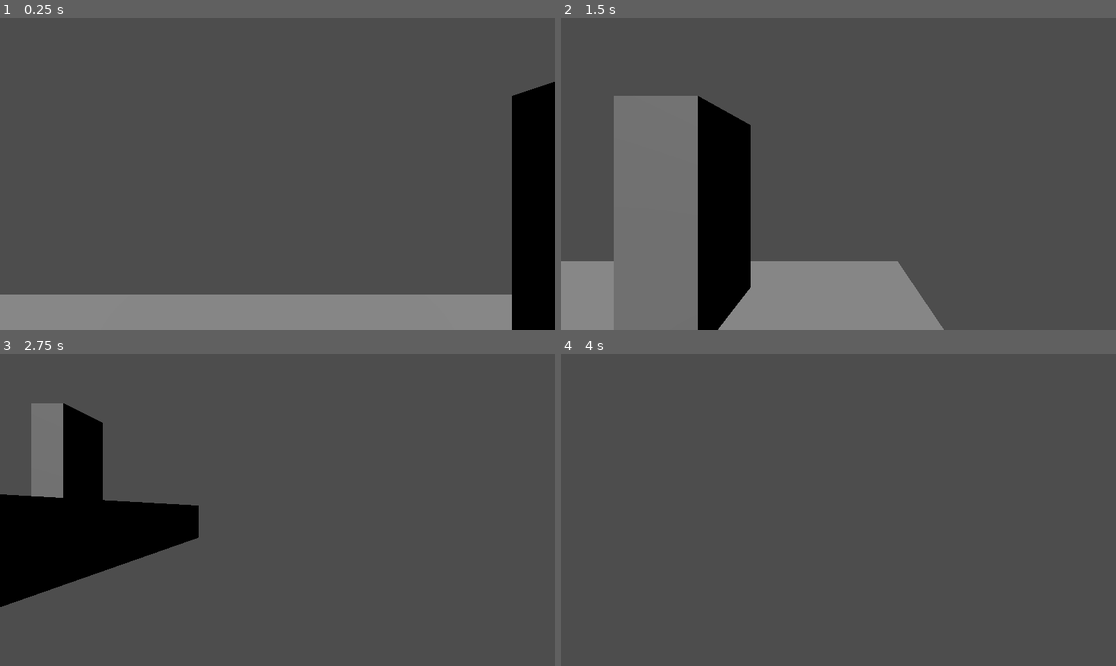
Above: before the commit, frames 1-4 (two rows, left to right).
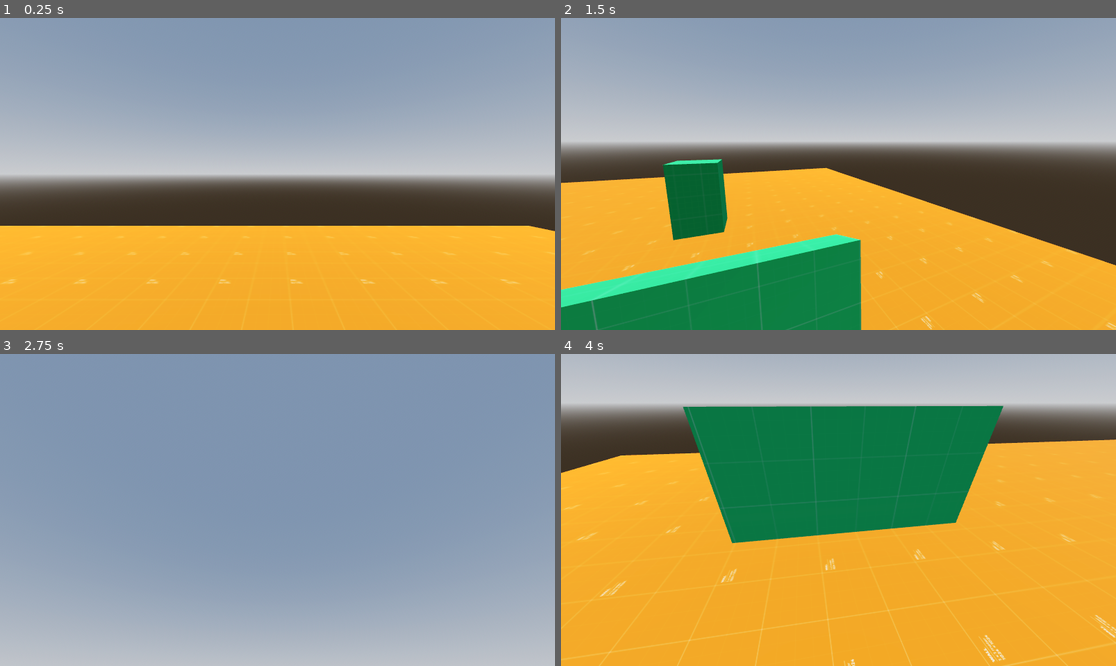
Above: after the commit, the same moments.

Repository: ClawerX2/Game
Game: Godot game, scene res://Scenes/main_scene.tscn
The game is run twice, just before and just after one commit, with the same random seed, the same clock (stepped at 60 frames per second) and the same inputs.
Inputs (mouse positions are in pixels of both pictures, inside the frame that each line leads up to):
- Up to frame 1 (0.25 s): no input
- Up to frame 2 (1.5 s): tap Enter (ui_accept) at 0.5, 0.77, 1.07 s; move the mouse to (960, 158) at 0.52 s; hold Right (ui_right) 0.53-1.28 s; tap Space (Jmp, bound only after the commit) at 0.6 s; tap S (MoveB, bound only after the commit) at 0.8, 1.35 s; move the mouse to (727, 189) at 1.27 s; hold Down (ui_down) from 1.28 s (still down)
- Up to frame 3 (2.75 s): tap Enter (ui_accept) at 1.52, 1.82 s; tap W (MoveF, bound only after the commit) at 1.55, 2.1 s; move the mouse to (333, 441) at 2.02 s; release Down (ui_down) at 2.03 s; hold Right (ui_right) from 2.03 s (still down); tap A (MoveL, bound only after the commit) at 2.3 s
- Up to frame 4 (4 s): move the mouse to (810, 572) at 2.77 s; release Right (ui_right) at 2.78 s; hold Up (ui_up) 2.78-3.53 s; tap A (MoveL, bound only after the commit) at 2.85 s; tap Enter (ui_accept) at 3.02, 3.32, 3.77, 3.8 s; tap D (MoveR, bound only after the commit) at 3.05, 3.6 s; move the mouse to (1005, 556) at 3.52 s; hold Left (ui_left) from 3.53 s (still down)

The runs differ from the first frame. In frame 1, 97% of the frame differs, in the area x 0-100%, y 0-100%; in frame 2, 98%; in frame 3, 100%; in frame 4, 98%.

Commit message:
Another huita

Diff:
--- /dev/null
+++ b/Materials/PrototypeMaterial.tres
@@ -0,0 +1,9 @@
+[gd_resource type="StandardMaterial3D" format=3 uid="uid://g4slk3acnc01"]
+
+[ext_resource type="Texture2D" uid="uid://byrchydg3bvd4" path="res://Textures/texture_01.png" id="1_k5k8f"]
+
+[resource]
+albedo_color = Color(0.86898494, 0.8689849, 0.8689849, 1)
+albedo_texture = ExtResource("1_k5k8f")
+uv1_offset = Vector3(0.131, 0, 0)
+uv1_triplanar = true
--- /dev/null
+++ b/Materials/PrototypeMaterial2.tres
@@ -0,0 +1,8 @@
+[gd_resource type="StandardMaterial3D" format=3 uid="uid://cx2ouyynabi0q"]
+
+[ext_resource type="Texture2D" uid="uid://bmu0g2jfojtqs" path="res://Textures/texture_04.png" id="1_1k5v6"]
+
+[resource]
+albedo_color = Color(0.86898494, 0.8689849, 0.8689849, 1)
+albedo_texture = ExtResource("1_1k5v6")
+uv1_triplanar = true
--- /dev/null
+++ b/Scenes/Player/Player.tscn
@@ -0,0 +1,24 @@
+[gd_scene format=3 uid="uid://n4yt5ymdvjj8"]
+
+[ext_resource type="Script" uid="uid://dof8fgnxmkfxh" path="res://Scenes/Player/player.gd" id="1_s0eop"]
+
+[sub_resource type="CapsuleMesh" id="CapsuleMesh_s0eop"]
+radius = 0.3
+
+[sub_resource type="CapsuleShape3D" id="CapsuleShape3D_l3ax4"]
+radius = 0.3
+
+[node name="Player" type="CharacterBody3D" unique_id=599681530 node_paths=PackedStringArray("cam")]
+script = ExtResource("1_s0eop")
+cam = NodePath("Camera3D")
+JUMP_VELOCITY = 5.0
+
+[node name="MeshInstance3D" type="MeshInstance3D" parent="." unique_id=1879254490]
+transform = Transform3D(1, 0, 0, 0, 1, 0, 0, 0, 1, 0, 0.03862524, 0)
+mesh = SubResource("CapsuleMesh_s0eop")
+
+[node name="CollisionShape3D" type="CollisionShape3D" parent="." unique_id=2027191031]
+shape = SubResource("CapsuleShape3D_l3ax4")
+
+[node name="Camera3D" type="Camera3D" parent="." unique_id=2099160501]
+transform = Transform3D(1, 0, 0, 0, 0.99999994, 0, 0, 0, 0.99999994, 0, 0.5083903, 0)
--- /dev/null
+++ b/Scenes/Player/player.gd
@@ -0,0 +1,45 @@
+extends CharacterBody3D
+
+@export var cam: Camera3D
+@export var SPEED: float = 5
+@export var JUMP_VELOCITY: float = 4.5
+@export var mouse_sense: float = 10.0
+
+const MIN_PITCH = -90.0
+const MAX_PITCH = 90.0
+
+#Можно считать это трением - чем больше, тем реще персонаж будет стартовать и останавливаться
+const FRIC_WEIGHT = 4
+
+var mov_dir: Vector3 = Vector3.ZERO
+
+#Если находимся в прыжке
+func _handle_air(delta: float) -> void:
+	velocity += get_gravity() * delta
+	velocity += mov_dir * SPEED * delta
+	velocity = velocity.limit_length(SPEED)
+
+#Если идем по земле
+func _handle_ground(delta: float) -> void:
+	velocity = lerp(velocity, mov_dir * SPEED, delta * SPEED * FRIC_WEIGHT)
+
+#Крутим камеру
+func _unhandled_input(event: InputEvent) -> void:
+	if event is InputEventMouseMotion:
+		rotate_y(-event.relative.x * mouse_sense)
+		cam.rotate_x(-event.relative.y * mouse_sense)
+		cam.rotation.x = clamp(cam.rotation.x, deg_to_rad(MIN_PITCH), deg_to_rad(MAX_PITCH))
+
+#Обработка движения каждый тик физического движка (60 раз в секунду)
+func _physics_process(delta: float) -> void:
+	var input_dir := Input.get_vector("MoveL", "MoveR", "MoveF", "MoveB")
+	mov_dir = (transform.basis * Vector3(input_dir.x, 0, input_dir.y)).normalized()
+
+	if is_on_floor():
+		_handle_ground(delta)
+		if Input.is_action_just_pressed("Jmp"):
+			velocity.y = JUMP_VELOCITY
+	else:
+		_handle_air(delta)
+
+	move_and_slide()
--- a/Scenes/health.gd
+++ /dev/null
@@ -1,10 +0,0 @@
-extends Health
-
-# Called when the node enters the scene tree for the first time.
-func _ready() -> void:
-	pass # Replace with function body.
-
-
-# Called every frame. 'delta' is the elapsed time since the previous frame.
-func _process(delta: float) -> void:
-	pass
--- a/Scenes/main_scene.tscn
+++ b/Scenes/main_scene.tscn
@@ -1,25 +1,73 @@
 [gd_scene format=3 uid="uid://bqe4qfmgpk6e5"]
 
-[ext_resource type="PackedScene" uid="uid://dftrpkfy22rxb" path="res://Scenes/player.tscn" id="1_52fb6"]
+[ext_resource type="Material" uid="uid://g4slk3acnc01" path="res://Materials/PrototypeMaterial.tres" id="1_52fb6"]
+[ext_resource type="PackedScene" uid="uid://n4yt5ymdvjj8" path="res://Scenes/Player/Player.tscn" id="2_6l7je"]
+[ext_resource type="Material" uid="uid://cx2ouyynabi0q" path="res://Materials/PrototypeMaterial2.tres" id="2_jv6wh"]
+
+[sub_resource type="ProceduralSkyMaterial" id="ProceduralSkyMaterial_6l7je"]
+sky_horizon_color = Color(0.66224277, 0.6717428, 0.6867428, 1)
+ground_horizon_color = Color(0.66224277, 0.6717428, 0.6867428, 1)
+
+[sub_resource type="Sky" id="Sky_jv6wh"]
+sky_material = SubResource("ProceduralSkyMaterial_6l7je")
+
+[sub_resource type="Environment" id="Environment_x6ack"]
+background_mode = 2
+sky = SubResource("Sky_jv6wh")
+tonemap_mode = 2
+glow_enabled = true
 
 [node name="MainScene" type="Node3D" unique_id=344422283]
 
-[node name="CSGBox3D" type="CSGBox3D" parent="." unique_id=2020454140]
+[node name="WorldEnvironment" type="WorldEnvironment" parent="." unique_id=750951473]
+environment = SubResource("Environment_x6ack")
+
+[node name="CSGCombiner3D" type="CSGCombiner3D" parent="." unique_id=1487901343]
 transform = Transform3D(1, 0, 0, 0, 1, 0, 0, 0, 1, -1.051117, 0, -2.3643188)
 use_collision = true
-size = Vector3(10.076599, 1, 7.962036)
 
-[node name="CSGBox3D2" type="CSGBox3D" parent="CSGBox3D" unique_id=1918282885]
-transform = Transform3D(1, 0, 0, 0, -4.371139e-08, 1, 0, -1, -4.371139e-08, 0.0073233843, 0.75532997, 0.7042022)
+[node name="CSGBox3D" type="CSGBox3D" parent="CSGCombiner3D" unique_id=2020454140]
+transform = Transform3D(1, 0, 0, 0, 1, 0, 0, 0, 1, -6.694542, 0, 8.820633)
+material_override = ExtResource("1_52fb6")
+use_collision = true
+size = Vector3(23.465683, 1, 25.603302)
+material = ExtResource("1_52fb6")
+
+[node name="CSGBox3D2" type="CSGBox3D" parent="CSGCombiner3D" unique_id=894331048]
+transform = Transform3D(1, 0, 0, 0, 1, 0, 0, 0, 1, -6.6702456, 2.0603943, 8.847719)
+size = Vector3(10.053223, 3.1207886, 0.5)
+material = ExtResource("1_52fb6")
+
+[node name="CSGPolygon3D" type="CSGPolygon3D" parent="CSGCombiner3D" unique_id=665229124]
+transform = Transform3D(1, 0, 0, 0, 1, 0, 0, 0, 1, -6.6653895, 0.49757624, 9.141977)
 operation = 2
-size = Vector3(0.6879883, 1, 2.1166992)
+polygon = PackedVector2Array(0.49932098, 2.7930977, 1.4156609, 2.0853596, 1.822359, 1.0609963, 1.2676637, 0.14081872, -0.44880247, 0.34618723, -0.8647765, 1.368175, -0.73365974, 2.5615933)
+depth = 0.6
+material = ExtResource("1_52fb6")
 
-[node name="CSGBox3D3" type="CSGBox3D" parent="CSGBox3D" unique_id=1968023070]
-transform = Transform3D(1, 0, 0, 0, -4.371139e-08, 1, 0, -1, -4.371139e-08, 2.5036886, 1.6195061, -2.548748)
-size = Vector3(0.6879883, 1, 2.1166992)
+[node name="CSGBox3D4" type="CSGBox3D" parent="CSGCombiner3D" unique_id=1321029205]
+transform = Transform3D(1, 0, 0, 0, 1, 0, 0, 0, 1, -8.378281, 1.3870544, 3.1621325)
+material_override = ExtResource("2_jv6wh")
+size = Vector3(1, 1.702, 1)
+material = ExtResource("2_jv6wh")
 
-[node name="Player" parent="." unique_id=1065025269 instance=ExtResource("1_52fb6")]
-transform = Transform3D(1, 0, 0, 0, 1, 0, 0, 0, 1, -0.8060851, 1.7683396, -3.753979)
+[node name="CSGPolygon3D2" type="CSGPolygon3D" parent="CSGCombiner3D" unique_id=1266854811]
+transform = Transform3D(1, 0, 0, 0, 1, 0, 0, 0, 1, 0.7592869, 0.5000035, 3.961679)
+polygon = PackedVector2Array(-1.2257118, -0.008663833, -1.3636444, 1.4809346, -0.5366204, 0.99384475, 1, 0)
+depth = 3.0
+material = ExtResource("2_jv6wh")
+
+[node name="CSGPolygon3D3" type="CSGPolygon3D" parent="CSGCombiner3D" unique_id=1802195702]
+transform = Transform3D(-1, 0, -8.742278e-08, 0, 1, 0, 8.742278e-08, 0, -1, -5.359905, 0.5000035, 0.99185014)
+polygon = PackedVector2Array(-1.2349968, 0.009164393, -1.1783504, 1.2131503, -0.5366204, 0.99384475, 1, 0)
+depth = 3.0
+material = ExtResource("2_jv6wh")
 
 [node name="DirectionalLight3D" type="DirectionalLight3D" parent="." unique_id=772863956]
 transform = Transform3D(1, 0, 0, 0, 0.55765814, 0.8300707, 0, -0.8300707, 0.55765814, 0, 6.8075733, 0)
+
+[node name="Player" parent="." unique_id=599681530 instance=ExtResource("2_6l7je")]
+transform = Transform3D(1, 0, 0, 0, 1, 0, 0, 0, 1, -3.3337502, 1.3218346, -0.423617)
+floor_block_on_wall = false
+floor_snap_length = 0.3
+mouse_sense = 0.005
--- a/Scenes/player.tscn
+++ /dev/null
@@ -1,14 +0,0 @@
-[gd_scene format=3 uid="uid://dftrpkfy22rxb"]
-
-[ext_resource type="Script" uid="uid://bgsla80g7hwsp" path="res://player.gd" id="1_v0iea"]
-
-[sub_resource type="CapsuleShape3D" id="CapsuleShape3D_cvnsp"]
-
-[node name="Player" type="CharacterBody3D" unique_id=1065025269]
-script = ExtResource("1_v0iea")
-
-[node name="CollisionShape3D" type="CollisionShape3D" parent="." unique_id=1417037424]
-shape = SubResource("CapsuleShape3D_cvnsp")
-
-[node name="Camera3D" type="Camera3D" parent="." unique_id=570317066]
-transform = Transform3D(1, 0, 0, 0, 1, 0, 0, 0, 1, 0, 0.5394593, 0)
--- a/Scenes/weapons.gd
+++ /dev/null
@@ -1,12 +0,0 @@
-extends Node3D
-
-class_name Health
-
-# Called when the node enters the scene tree for the first time.
-func _ready() -> void:
-	pass # Replace with function body.
-
-
-# Called every frame. 'delta' is the elapsed time since the previous frame.
-func _process(delta: float) -> void:
-	pass
--- a/icon.svg
+++ /dev/null
@@ -1 +0,0 @@
-<svg xmlns="http://www.w3.org/2000/svg" width="128" height="128"><rect width="124" height="124" x="2" y="2" fill="#363d52" stroke="#212532" stroke-width="4" rx="14"/><g fill="#fff" transform="translate(12.322 12.322)scale(.101)"><path d="M105 673v33q407 354 814 0v-33z"/><path fill="#478cbf" d="m105 673 152 14q12 1 15 14l4 67 132 10 8-61q2-11 15-15h162q13 4 15 15l8 61 132-10 4-67q3-13 15-14l152-14V427q30-39 56-81-35-59-83-108-43 20-82 47-40-37-88-64 7-51 8-102-59-28-123-42-26 43-46 89-49-7-98 0-20-46-46-89-64 14-123 42 1 51 8 102-48 27-88 64-39-27-82-47-48 49-83 108 26 42 56 81zm0 33v39c0 276 813 276 814 0v-39l-134 12-5 69q-2 10-14 13l-162 11q-12 0-16-11l-10-65H446l-10 65q-4 11-16 11l-162-11q-12-3-14-13l-5-69z"/><path d="M483 600c0 34 58 34 58 0v-86c0-34-58-34-58 0z"/><circle cx="725" cy="526" r="90"/><circle cx="299" cy="526" r="90"/></g><g fill="#414042" transform="translate(12.322 12.322)scale(.101)"><circle cx="307" cy="532" r="60"/><circle cx="717" cy="532" r="60"/></g></svg>
--- a/player.gd
+++ /dev/null
@@ -1,28 +0,0 @@
-extends CharacterBody3D
-
-
-const SPEED = 5.0
-const JUMP_VELOCITY = 4.5
-
-func _physics_process(delta: float) -> void:
-	# Add the gravity.
-	if not is_on_floor():
-		velocity += get_gravity() * delta
-
-	# Handle jump.
-	if Input.is_action_just_pressed("ui_accept") and is_on_floor():
-		velocity.y = JUMP_VELOCITY
-
-	# Get the input direction and handle the movement/deceleration.
-	# As good practice, you should replace UI actions with custom gameplay actions.
-	var input_dir := Input.get_vector("ui_left", "ui_right", "ui_up", "ui_down")
-	var direction := (transform.basis * Vector3(input_dir.x, 0, input_dir.y)).normalized()
-	if direction:
-		velocity.x = direction.x * SPEED
-		velocity.z = direction.z * SPEED
-	else:
-		velocity.x = move_toward(velocity.x, 0, SPEED)
-		velocity.z = move_toward(velocity.z, 0, SPEED)
-
-
-	move_and_slide()
--- a/project.godot
+++ b/project.godot
@@ -13,20 +13,46 @@
 config/name="Game"
 run/main_scene="uid://bqe4qfmgpk6e5"
 config/features=PackedStringArray("4.6", "Forward Plus")
-config/icon="res://icon.svg"
+run/max_fps=60
+
+[display]
+
+window/vsync/vsync_mode=0
 
 [input]
 
-fwd={
+MoveF={
 "deadzone": 0.2,
 "events": [Object(InputEventKey,"resource_local_to_scene":false,"resource_name":"","device":-1,"window_id":0,"alt_press …(192 unchanged characters)…
+]
+}
+MoveB={
+"deadzone": 0.2,
+"events": [Object(InputEventKey,"resource_local_to_scene":false,"resource_name":"","device":-1,"window_id":0,"alt_pressed":false,"shift_pressed":false,"ctrl_pressed":false,"meta_pressed":false,"pressed":false,"keycode":0,"physical_keycode":83,"key_label":0,"unicode":115,"location":0,"echo":false,"script":null)
+]
+}
+MoveL={
+"deadzone": 0.2,
+"events": [Object(InputEventKey,"resource_local_to_scene":false,"resource_name":"","device":-1,"window_id":0,"alt_pressed":false,"shift_pressed":false,"ctrl_pressed":false,"meta_pressed":false,"pressed":false,"keycode":0,"physical_keycode":65,"key_label":0,"unicode":97,"location":0,"echo":false,"script":null)
+]
+}
+MoveR={
+"deadzone": 0.2,
+"events": [Object(InputEventKey,"resource_local_to_scene":false,"resource_name":"","device":-1,"window_id":0,"alt_pressed":false,"shift_pressed":false,"ctrl_pressed":false,"meta_pressed":false,"pressed":false,"keycode":0,"physical_keycode":68,"key_label":0,"unicode":100,"location":0,"echo":false,"script":null)
+]
+}
+Jmp={
+"deadzone": 0.2,
+"events": [Object(InputEventKey,"resource_local_to_scene":false,"resource_name":"","device":-1,"window_id":0,"alt_pressed":false,"shift_pressed":false,"ctrl_pressed":false,"meta_pressed":false,"pressed":false,"keycode":0,"physical_keycode":32,"key_label":0,"unicode":32,"location":0,"echo":false,"script":null)
 ]
 }
 
 [physics]
 
 3d/physics_engine="Jolt Physics"
+common/physics_interpolation=true
 
 [rendering]
 
 rendering_device/driver.windows="d3d12"
+anti_aliasing/quality/msaa_3d=2
Not shown, added: Scenes/Player/player.gd.uid
Not shown, removed: Scenes/health.gd.uid
Not shown, removed: Scenes/weapons.gd.uid
Binary file added: Textures/texture_01.png
Not shown, changed: Textures/texture_01.png.import
Binary file added: Textures/texture_04.png
Not shown, added: Textures/texture_04.png.import
Not shown, removed: player.gd.uid
